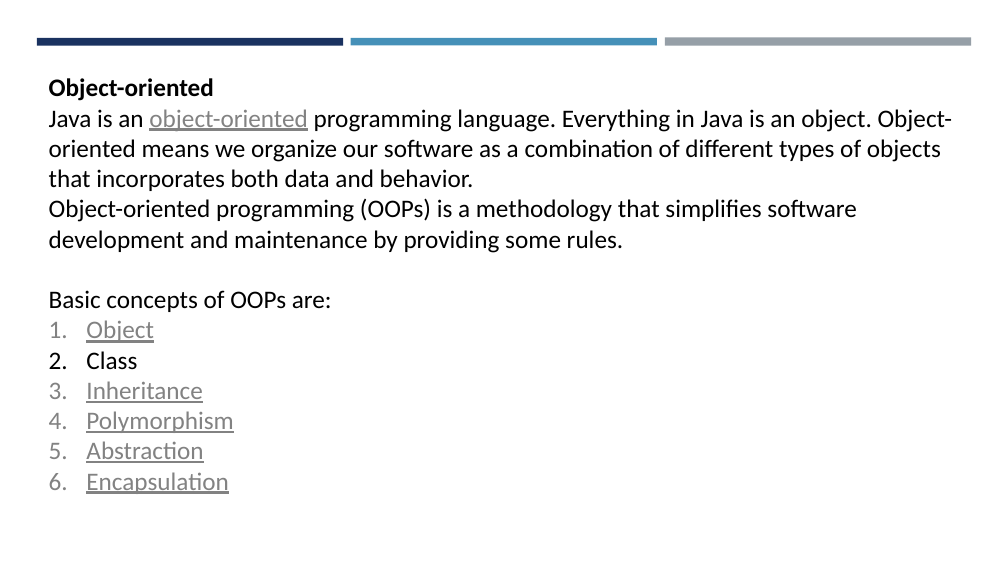
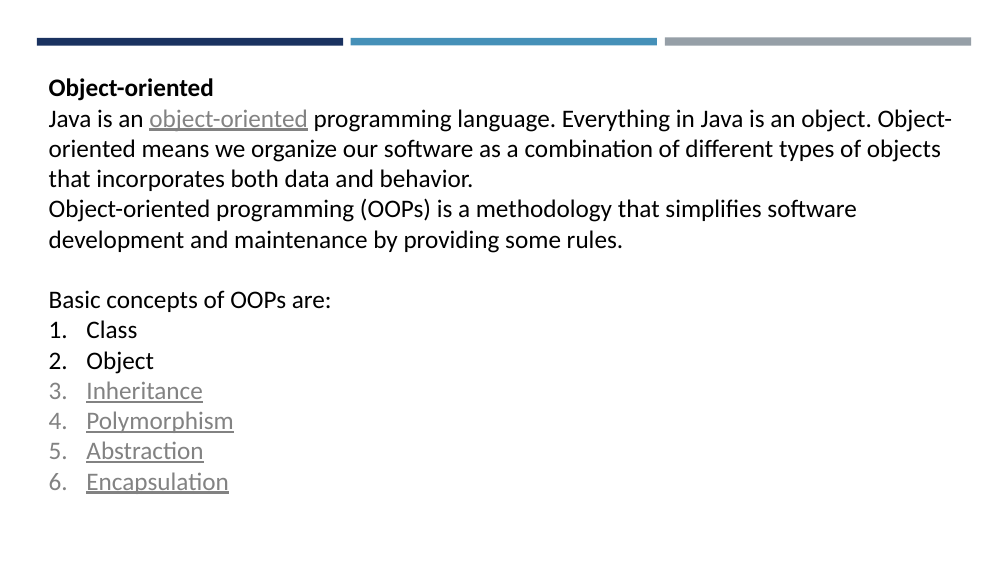
Before and after one commit to amantiwari8861/javaV1, a slide deck: slide 9 of 01 Java Intro/Java Slides part 1.pptx (slide 8 before the commit). Drawn at 1008x567 pixels with LibreOffice and Linux fonts; fonts in the diff are those of the drawing. Boxes give left, top, right and bottom in pixels: in the first picture for what was removed or moved away, otherwise in the second. Text is boxed around its words. In the diff, an @@ line names an element or a change of style, - is before the commit and + after.

```diff
--- a/01 Java Intro/Java Slides part 1.pptx
+++ b/01 Java Intro/Java Slides part 1.pptx
@@ text at bbox=[86, 320, 137, 339]: paragraph added @@
+1. Class
@@ text at bbox=[86, 351, 137, 370]: paragraph removed @@
-2. Class
@@ text at bbox=[86, 351, 154, 374]: text colour #828282 to #000000, underline off in "Object" @@
```
Also in this commit, not shown: 2 other slides changed, 1 slide added, 43 other files.
